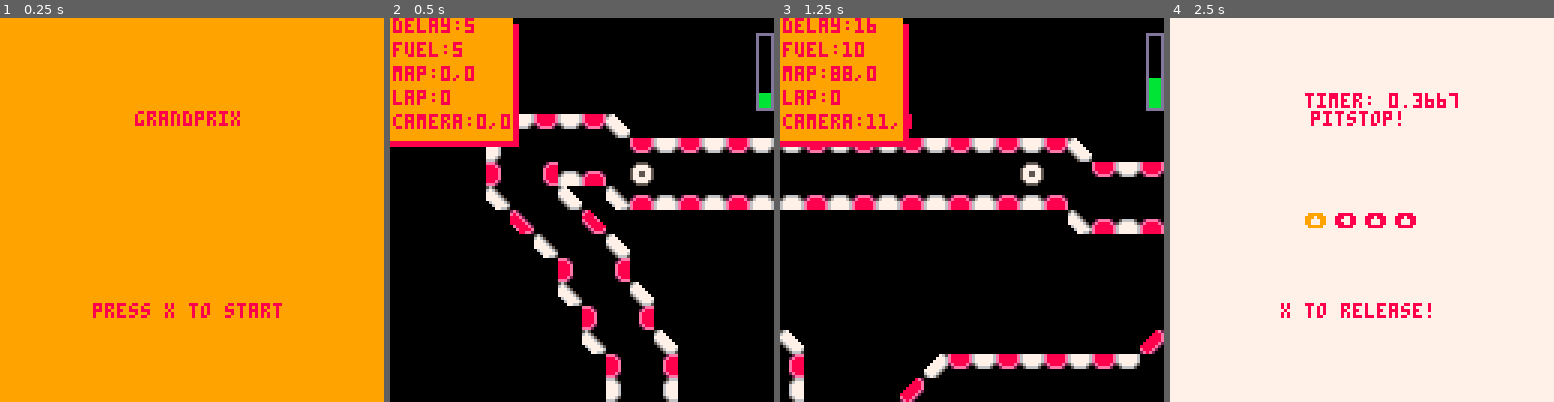
Above: before the commit, frames 1-4 (left to right).
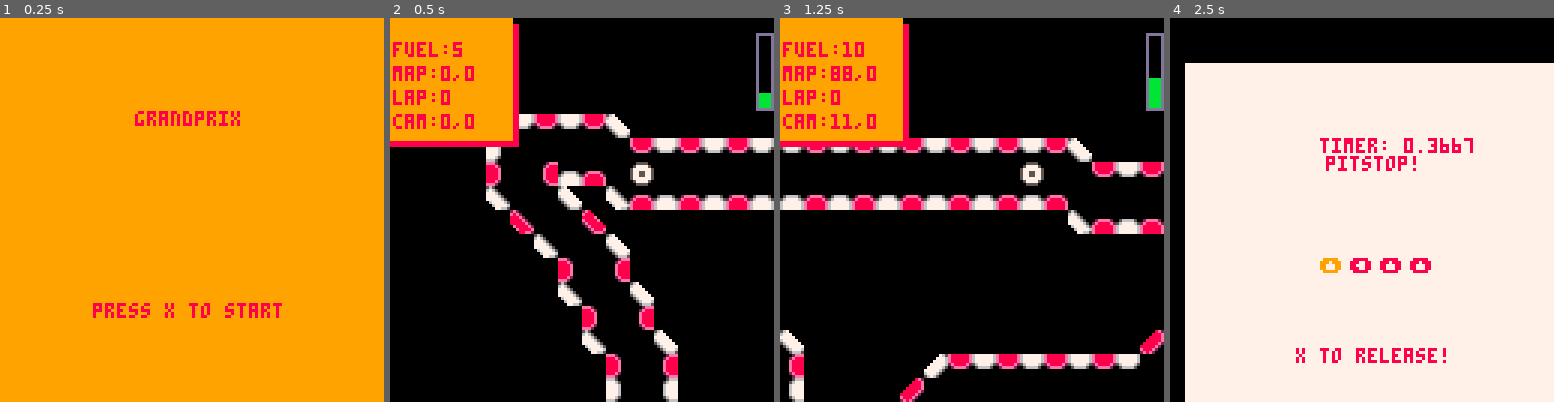
Above: after the commit, the same moments.

Repository: mmckendry/GrandPrixP8
Game: PICO-8 cartridge grandprix.p8
Same seed, same stepped clock (60 frames per second), same inputs: the game is played once before the commit and once after it.
Inputs:
- Up to frame 1 (0.25 s): no input
- Up to frame 2 (0.5 s): tap X (X key) at 0.33 s
- Up to frame 3 (1.25 s): tap O (Z key) at 0.7 s; tap X (X key) at 1.07 s
- Up to frame 4 (2.5 s): hold Right 1.6-2.1 s; tap O (Z key) at 1.7, 2.1 s; tap X (X key) at 1.85 s; hold Up 2.15-2.42 s; hold Right from 2.47 s (still down)

Frame 1 is identical in both runs. In frame 2, 0.8% of the frame differs, in the area x 0-32%, y 0-29%; in frame 3, 0.8%; in frame 4, 20%, in the area x 0-100%, y 0-100%.

Commit message:
Add screen shake for incorrect button press in pitstop

Diff:
--- a/grandprix.p8
+++ b/grandprix.p8
@@ -2,14 +2,14 @@
 version 29
 __lua__
  scene=0
- delay=0
  fuel=5
  lap=0
  first=true
  timer=0
 
  function _init()
-  last_x = 0
+  shake=0
+  last_x= 0
   last_y = 0
   make_player()
   display = false
@@ -67,15 +67,30 @@
  camera(c.x*8,c.y*8)
 end
 
+function camera_shake()
+ local shakex=16-rnd(32)
+ local shakey=16-rnd(32)
+ shakex*=shake
+ shakey*=shake
+
+ camera(shakex,shakey)
+ shake = shake*0.95
+
+ if (shake<0.05) shake=0
+end
+
 --collision detection
 function can_move(x,y)
  local map_sprite=mget(x,y)
  local flag=fget(map_sprite)
 
- if(flag == 2) then
+ if(flag==4)then
+  scene=3
+ end
+ if(flag==2) then
   lap+=1
-  if(lap == 4 and flag ==2) then
-    scene = 2
+  if(lap==4 and flag==2) then
+    scene=2
   end
  end
  return flag!=1
@@ -83,10 +98,11 @@
 
 --update fuel
 function update_fuel()
-if(delay<60) then
- delay+=1
- end
-if(delay>=60) then
+ local delay=0
+ if(delay<60) then
+  delay+=1
+ end
+ if(delay>=60) then
   delay=0
   if (fuel!=0) then
    fuel-=1
@@ -152,11 +168,10 @@
  local y = c.y*8
  rectfill(x,y+42,x+42,y+2,8)
  rectfill(x,y+40,x+40,y+0,9)
- print("delay:"..delay,x+1,y,8)
  print("fuel:"..fuel,x+1,y+8,8)
  print("map:"..x..","..y,x+1,y+16,8)
  print("lap:"..lap,x+1,y+24,8)
- print("camera:"..c.x ..","..c.y,x+1,y+32,8)
+ print("cam:"..c.x ..","..c.y,x+1,y+32,8)
 end
 
 function display_pit_message()
@@ -263,7 +278,7 @@
  s_finished=false
 
 function pitstop_draw()
- camera()
+ camera_shake()
  local titletxt = "pitstop!"
  local starttxt = "x to release!"
  rectfill(0,0,screenwidth, screenheight, 7)
@@ -320,14 +335,18 @@
 end
 
 function check_sequence(button)
- if(s_count == 5) then
-  s_count = 1
- end
- if(s[s_count]["v"] == button) then
-  s[s_count]["c"]=9
-  s_count+=1
-  if(s_count==5) then
-   s_finished=true
+ if(s_finished==false) then
+  if (shake<0.1000) then
+   if(s[s_count]["v"] == button) then
+    s[s_count]["c"]=9
+    s_count+=1
+    if(s_count==5) then
+     s_finished=true
+     s_count=1
+    end
+   else
+    shake+=1
+   end
   end
  end
 end
@@ -362,15 +381,13 @@
   if (btnp(❎)) then
    scene = 1
   end
-
-
 end
 __gfx__
 005555000008800000aaaa0067777776e888888e677777767700770000000000e888888e0cccccc066d666d60000000000000000000000000000000000000000
 05777750008ee8000a9999a067777776e888888e677777767700770000000000e888888ec000000cdddddddd0000000000000000000000000000000000000000
 5777777508eeee80a999999a67777776e888888e677777760077007700000000e888888ec000000cd666d6660000000000000000000000000000000000000000
-577557758ee88ee8a99aa99a567777652e8888e25677776500770077000000002e8888e27cccccc7d666d6660000000000000000000000000000000000000000
-577557758ee88ee8a99aa99a0566665002eeee2077666600770077000000000072eeee00c777777cdddddddd0000000000000000000000000000000000000000
+577557758ee88ee8a99aa99a567777652e8888e25677776500770077000000002e8888e27cccccc7d666d666aa77aa7700000000000000000000000000000000
+577557758ee88ee8a99aa99a0566665002eeee2077666600770077000000000072eeee00c777777cddddddddaa77aa7700000000000000000000000000000000
 5777777508eeee80a999999a0000000000000000770077007700770000000000770077007cccccc766d666d60000000000000000000000000000000000000000
 05777750008ee8000a9999a0000000000000000000770077007700770000000000770077c777777c66d666d60000000000000000000000000000000000000000
 005555000008800000aaaa00000000000000000000770077007700770000000000770077ccccccccdddddddd0000000000000000000000000000000000000000
@@ -442,7 +459,7 @@
 00000000000000000000000000000000000000000000000000000000000000000000000000000000000000000000000000000000000000000000000000000000
 00000000000000000000000073000030303030303030303030303030303030303030303030303030303030303030303030303030303003001200000000000000
 00000000000000000000000000000000000000000000000000000000000000000000000000000000000000000000000000000000000000000000000000000000
-00000000000000000000000000020000000000000000000000000000000000000000000000000000000000000000000000000000000000001300000000000000
+00000000000000000000000000020000000000000000000000000000000000000000000000000000000000000000000000000000000070011300000000000000
 00000000000000000000000000000000000000000000000000000000000000000000000000000000000000000000000000000000000000000000000000000000
 00000000000000000000000000030012313131313131313131313131313131313131313131313131313131313131313131313131313103001200000000000000
 00000000000000000000000000000000000000000000000000000000000000000000000000000000000000000000000000000000000000000000000000000000
@@ -460,7 +477,7 @@
 00000000000000000000000000000000000000000000000000000000000000000000000000000000000000000000000000000000000000000000000000000000
 00000000000000000000000000734131413141314131413141514131520000000000000000000000000000000000000000000000000000000000000000000000
 __gff__
-0000020101010200010001000000000002000001010101010100000000000000010101010101010101000000000000000101010101010101000000000000000000000000000000000000000000000000000000000000000000000000000000000000000000000000000000000000000000000000000000000000000000000000
+0000020101010201010001040000000004000001010101010100000000000000010101010101010101000000000000000101010101010101000000000000000000000000000000000000000000000000000000000000000000000000000000000000000000000000000000000000000000000000000000000000000000000000
 0000000000000000000000000000000000000000000000000000000000000000000000000000000000000000000000000000000000000000000000000000000000000000000000000000000000000000000000000000000000000000000000000000000000000000000000000000000000000000000000000000000000000000
 __map__
 0000000000000000000000000000000000000000000000000000000000000000000000000000000000000000000000000000000000000000000000000000000000000000000000000000000000000000000000000000000000000000000000000000000000000000000000000000000000000000000000000000000000000000
